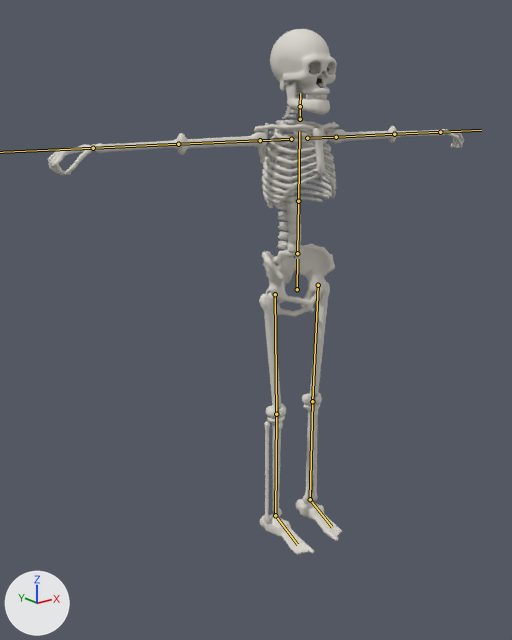
The FBX model Assets/Resources/Bodies/Skeleton.fbx as it was, and as the next commit left it.
Rendered twice from a 50 mm camera at (-0.898, -0.995, 0.885) aimed at (-0.09, 0.016, 0.481). The lights are fixed; the arrows at lower left show +X, +Y and +Z. The older version comes first. The bones that change, and the others that lie on the model, are drawn over the model as lines.

The first picture shows 'SkeletonMesh'.
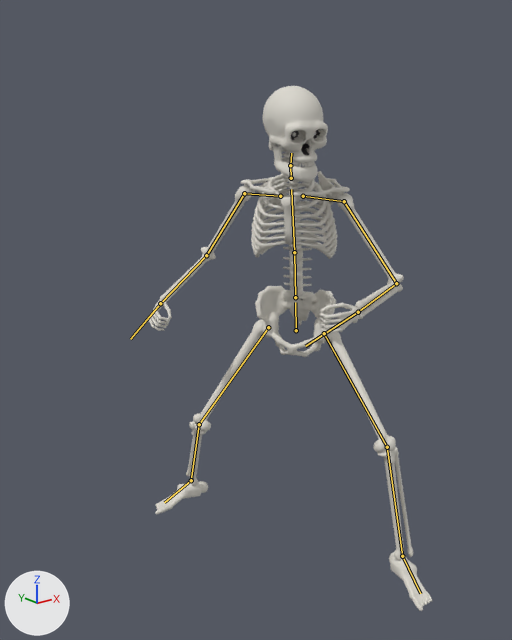
The newer file adds an action. The first version stands in its rest pose; the second is drawn at frame 1 of the action 'Skeleton|Sheathe'.

Location of each change, [x1, y1, x2, y2] in pixels of the pictures (512 x 640 px):
'SkeletonMesh', posed (32% narrower): before [48, 29, 464, 555]; after [149, 86, 432, 611]
bone 'Hips', root to tip: before (297, 289) to (297, 259); after (296, 330) to (295, 302)
bone 'Spine', root to tip: before (297, 253) to (298, 201); after (295, 297) to (294, 252)
bone 'Chest', root to tip: before (298, 201) to (299, 131); after (294, 252) to (291, 189)
bone 'Neck', root to tip: before (300, 119) to (300, 106); after (291, 178) to (290, 165)
bone 'Head', root to tip: before (300, 106) to (300, 93); after (290, 165) to (291, 153)
bone 'LeftShoulder', root to tip: before (307, 138) to (336, 137); after (303, 196) to (344, 201)
bone 'LeftUpperArm', root to tip: before (336, 137) to (394, 134); after (344, 201) to (396, 283)
bone 'LeftLowerArm', root to tip: before (394, 134) to (440, 132); after (396, 283) to (358, 312)
bone 'LeftHand', root to tip: before (440, 132) to (481, 130); after (358, 312) to (305, 346)
bone 'RightShoulder', root to tip: before (291, 139) to (260, 140); after (280, 196) to (244, 193)
bone 'RightUpperArm', root to tip: before (260, 140) to (178, 144); after (244, 193) to (206, 255)
bone 'RightLowerArm', root to tip: before (178, 144) to (93, 148); after (206, 255) to (160, 303)
bone 'LeftUpperLeg', root to tip: before (318, 285) to (312, 401); after (324, 333) to (387, 447)
bone 'LeftLowerLeg', root to tip: before (312, 401) to (310, 499); after (387, 447) to (402, 556)
bone 'LeftFoot', root to tip: before (310, 499) to (332, 527); after (402, 556) to (420, 593)
bone 'RightUpperLeg', root to tip: before (275, 294) to (276, 414); after (268, 327) to (199, 424)
bone 'RightLowerLeg', root to tip: before (276, 414) to (275, 515); after (199, 424) to (191, 480)
bone 'RightFoot', root to tip: before (275, 515) to (297, 544); after (191, 480) to (164, 502)

What the commit changed:
Bone 'Hips' (bone_hips) moves from (0.0, 0.0, 0.0) to (-0.004, -0.082, 0.004).
Bone 'Hips' (bone_hips) turns from (0, 0, 0) to (11, -54, -2) degrees about its own x, y and z.
Bone 'Spine' (bone_spine) turns from (0, 0, 0) to (9, 5, 0) degrees about its own x, y and z.
Bone 'Chest' (bone_chest) turns from (0, 0, 0) to (0, 1, 1) degrees about its own x, y and z.
Bone 'Neck' (bone_neck) turns from (0, 0, 0) to (-2, 10, -2) degrees about its own x, y and z.
Bone 'Head' (bone_head) turns from (0, 0, 0) to (-6, 23, -7) degrees about its own x, y and z.
Bone 'LeftShoulder' (bone_leftshoulder) turns from (0, 0, 0) to (-4, -2, -10) degrees about its own x, y and z.
Bone 'LeftUpperArm' (bone_leftupperarm) turns from (0, 0, 0) to (-46, -5, -15) degrees about its own x, y and z.
Bone 'LeftLowerArm' (bone_leftlowerarm) turns from (0, 0, 0) to (3, -32, -94) degrees about its own x, y and z.
Bone 'LeftHand' (bone_lefthand) turns from (0, 0, 0) to (-3, 0, 0) degrees about its own x, y and z.
Bone 'RightShoulder' (bone_rightshoulder) turns from (0, 0, 0) to (-5, 7, -19) degrees about its own x, y and z.
Bone 'RightUpperArm' (bone_rightupperarm) turns from (0, 0, 0) to (-52, -3, 2) degrees about its own x, y and z.
Bone 'RightLowerArm' (bone_rightlowerarm) turns from (0, 0, 0) to (-1, 4, 74) degrees about its own x, y and z.
Bone 'RightHand' (bone_righthand) turns from (0, 0, 0) to (-9, 2, 28) degrees about its own x, y and z.
Bone 'LeftUpperLeg' (bone_leftupperleg) turns from (0, 0, 0) to (-60, -46, 4) degrees about its own x, y and z.
Bone 'LeftLowerLeg' (bone_leftlowerleg) turns from (0, 0, 0) to (44, 13, 7) degrees about its own x, y and z.
Bone 'LeftFoot' (bone_leftfoot) turns from (0, 0, 0) to (3, -9, 3) degrees about its own x, y and z.
Bone 'RightUpperLeg' (bone_rightupperleg) turns from (0, 0, 0) to (-25, 33, 20) degrees about its own x, y and z.
Bone 'RightLowerLeg' (bone_rightlowerleg) turns from (0, 0, 0) to (41, -2, 5) degrees about its own x, y and z.
Bone 'RightFoot' (bone_rightfoot) turns from (0, 0, 0) to (-15, 26, -15) degrees about its own x, y and z.
